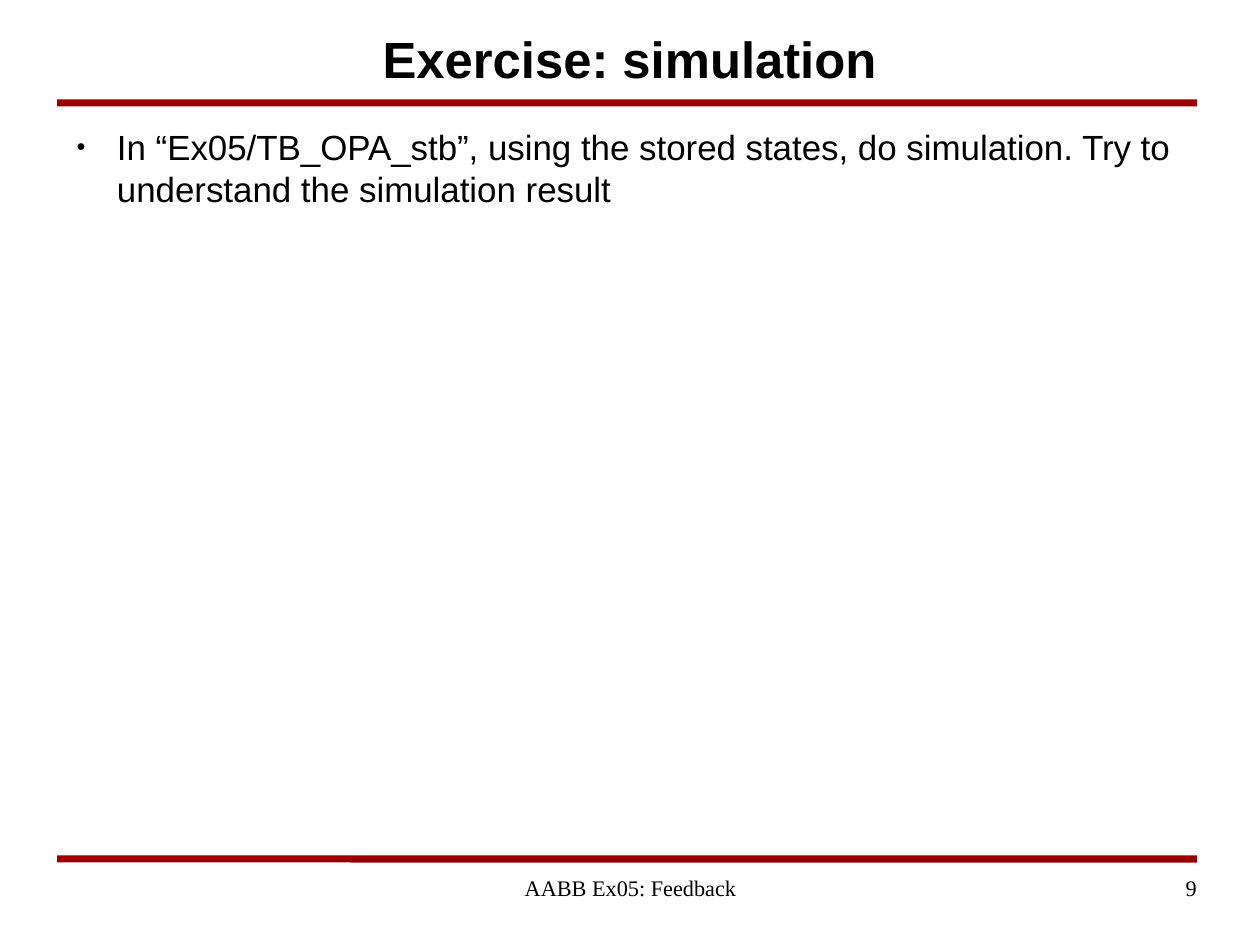
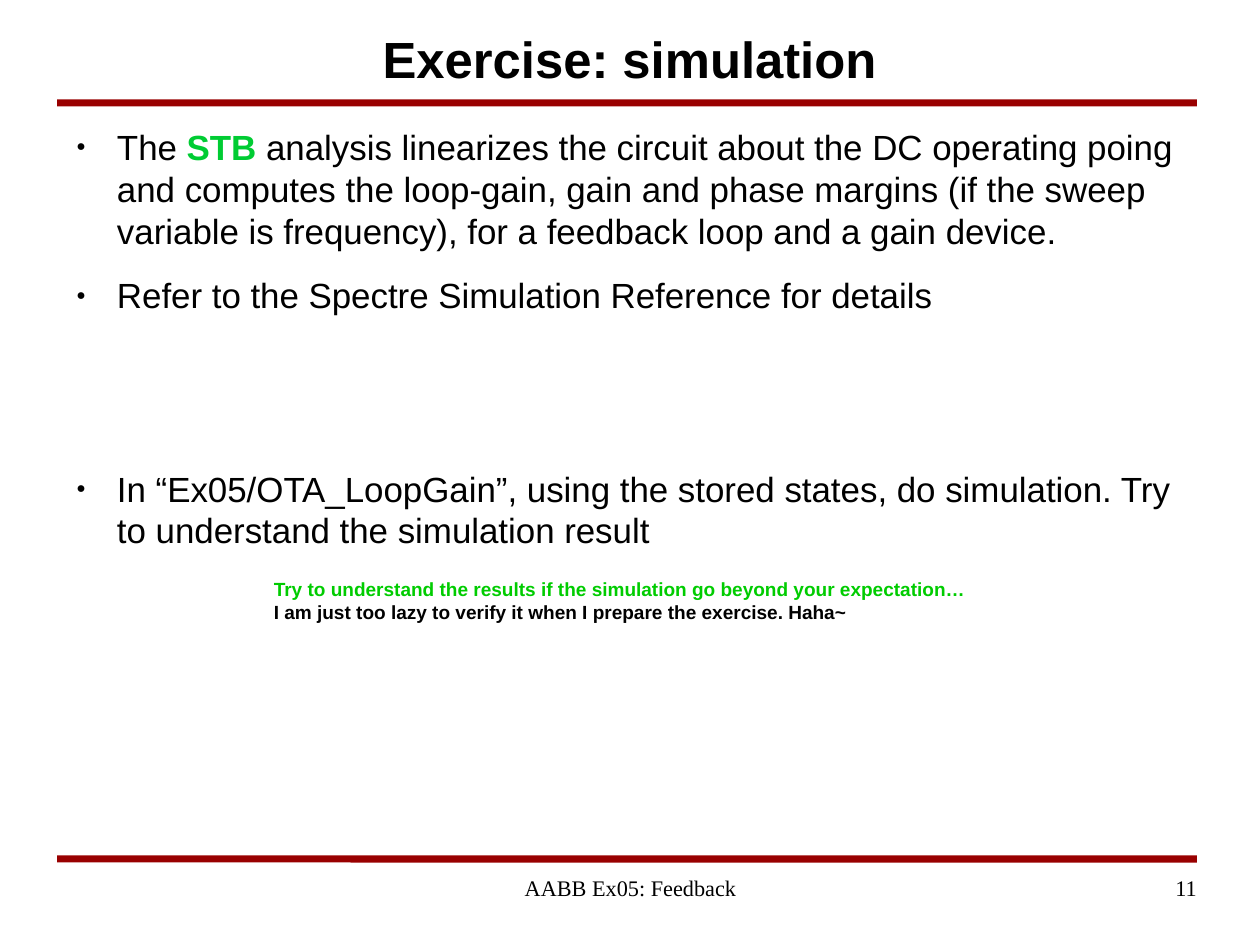
Before and after one commit to yuanzx10/Study, a slide deck: slide 11 of IntegratedCircuits/Notes/AABB_Exercise05_Feedback.odp (slide 9 before the commit). Drawn at 1260x945 pixels with LibreOffice and Linux fonts; fonts in the diff are those of the drawing; background and template pictures are left out. Boxes give left, top, right and bottom in pixels: in the first picture for what was removed or moved away, otherwise in the second. Text is boxed around its words. In the diff, an @@ line names an element or a change of style, - is before the commit and + after.

```diff
--- a/IntegratedCircuits/Notes/AABB_Exercise05_Feedback.odp
+++ b/IntegratedCircuits/Notes/AABB_Exercise05_Feedback.odp
@@ text at box(117, 134, 1172, 544): text changed @@
-● In “Ex05/TB_OPA_stb”, using the stored states, do simulation. Try to understand the simulation result
+● The STB analysis linearizes the circuit about the DC operating poing and computes the loop-gain, gain and phase margins (if the sweep variable is frequency), for a feedback loop and a gain device.
+● Refer to the Spectre Simulation Reference for details
+● In “Ex05/OTA_LoopGain”, using the stored states, do simulation. Try to understand the simulation result
@@ text added at box(274, 582, 965, 623), 12 pt, text #00CC00, bold @@
+Try to understand the results if the simulation go beyond your expectation…
+I am just too lazy to verify it when I prepare the exercise. Haha~
@@ page number at box(1175, 881, 1196, 896): text changed @@
-9
+11
```
Also in this commit, not shown: 2 slides added.
